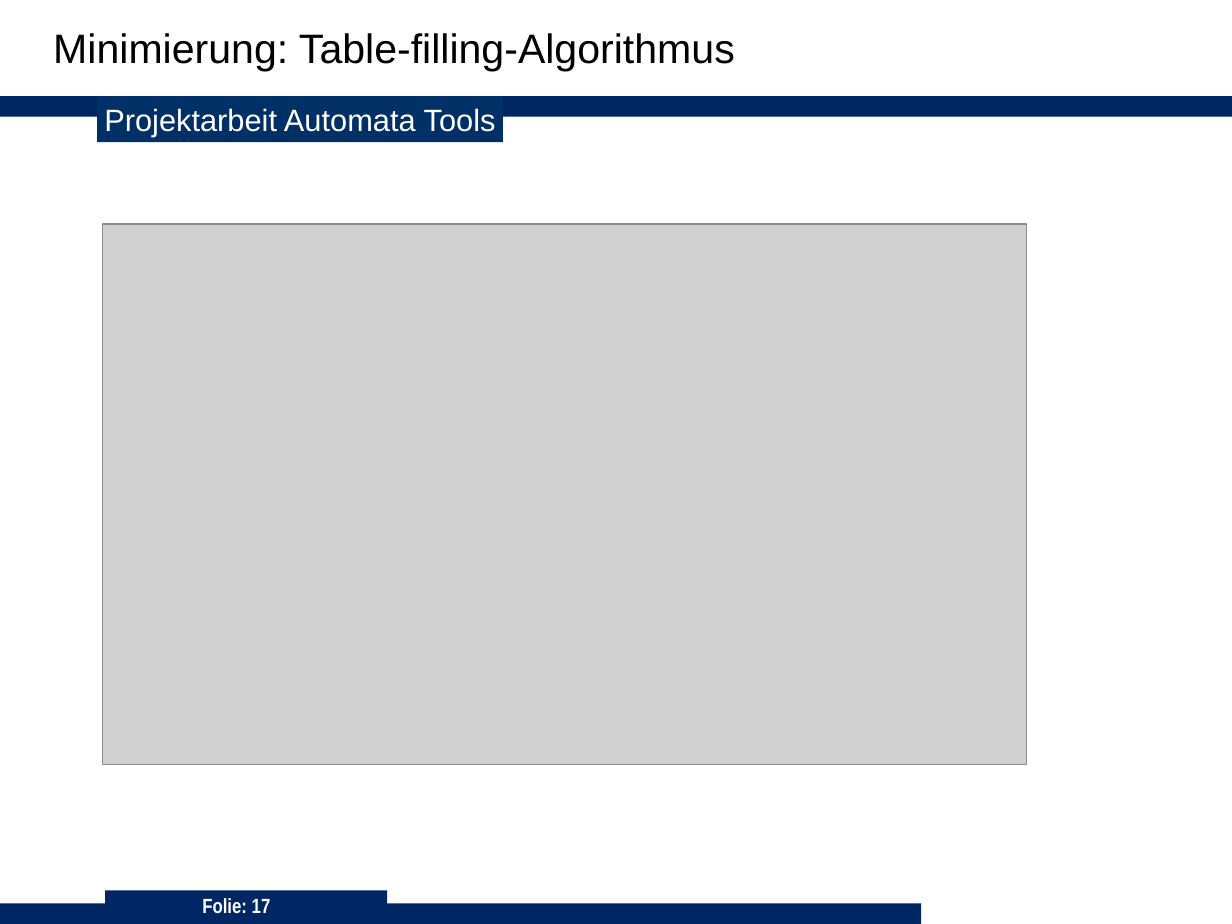
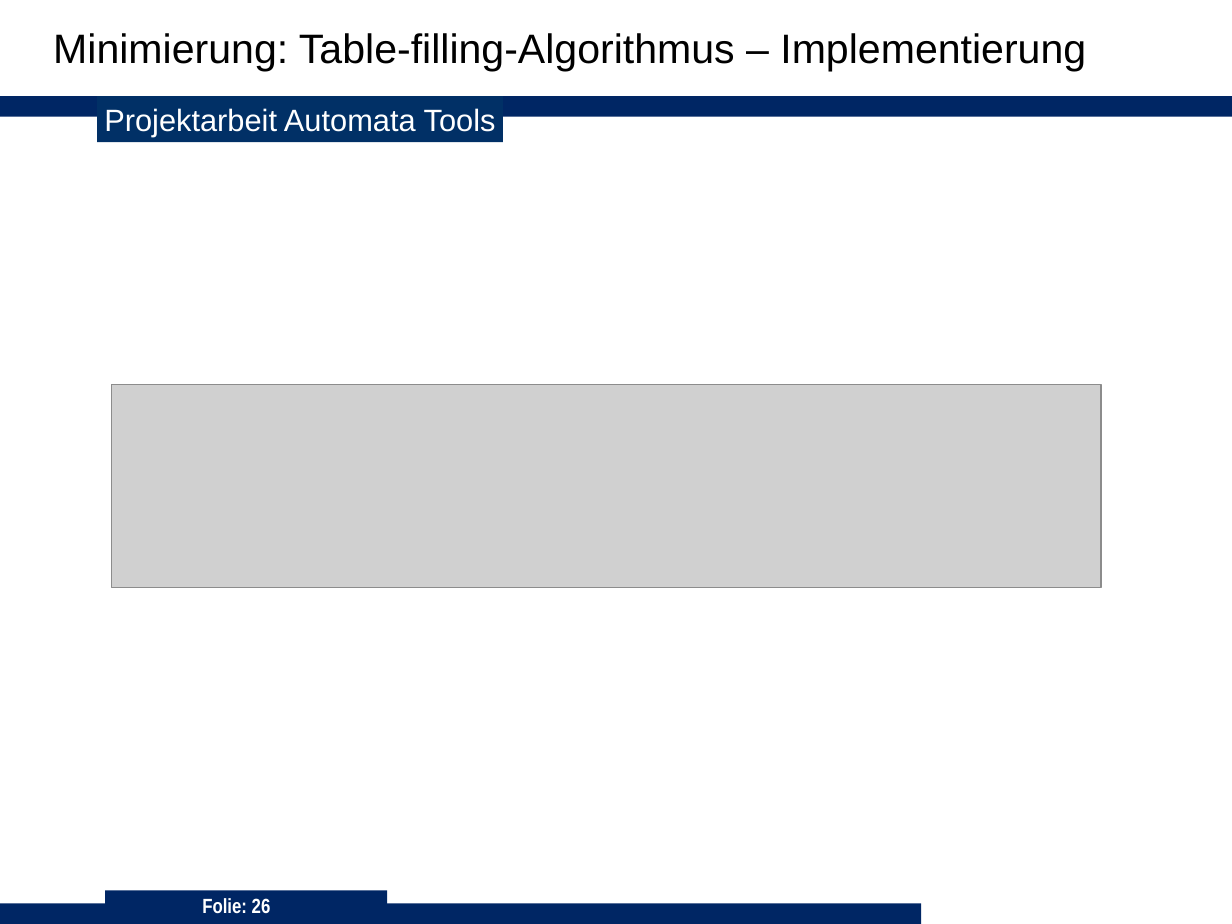
Before and after one commit to 3breadt/UPB-ADT-Automata-Tools, a slide deck: slide 26 of Präsentation/Präsentation_C++ V3.ppt (slide 17 before the commit). Drawn at 1232x924 pixels with LibreOffice and Linux fonts; fonts in the diff are those of the drawing; grey boxes stand for pictures; background and template pictures are left out. Boxes give left, top, right and bottom in pixels: in the first picture for what was removed or moved away, otherwise in the second. Text is boxed around its words. In the diff, an @@ line names an element or a change of style, - is before the commit and + after.

Commit message:
updated RG presentation

```diff
--- a/Präsentation/Präsentation_C++ V3.ppt
+++ b/Präsentation/Präsentation_C++ V3.ppt
@@ text at [53, 33, 1086, 71]: text changed @@
-Minimierung: Table-filling-Algorithmus
+Minimierung: Table-filling-Algorithmus – Implementierung
@@ picture: place and size @@
-picture at [102, 224, 1026, 765]
+picture at [111, 384, 1100, 588]
@@ page number at [202, 898, 271, 914]: text changed @@
-Folie: 17
+Folie: 26
```
Also in this commit, not shown: 1 other slide changed, 9 slides added, 1 slide removed.
